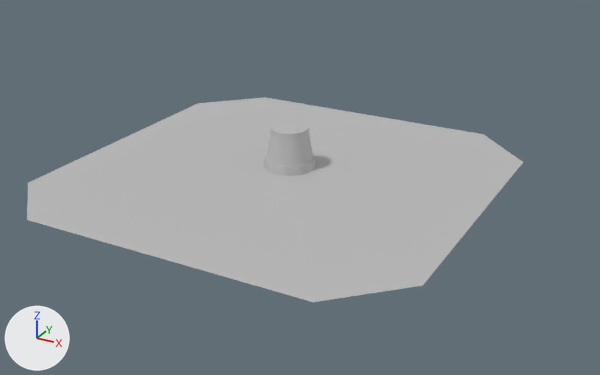
The OBJ model assets/environment/inside circus tent scene.obj: old version first, new version second.
Rendered twice from a 50 mm lens placed at (12.6, -21.76, 10.46), pointed at (0.72, -0.16, -0.34). The axes (+X, +Y, +Z) are drawn at lower left. The lights are the same throughout. The older version comes first. Where no turn or scale is listed for an object, it has been applied to the vertices.

In view in the first picture: 'base', 'staff_stahd'.
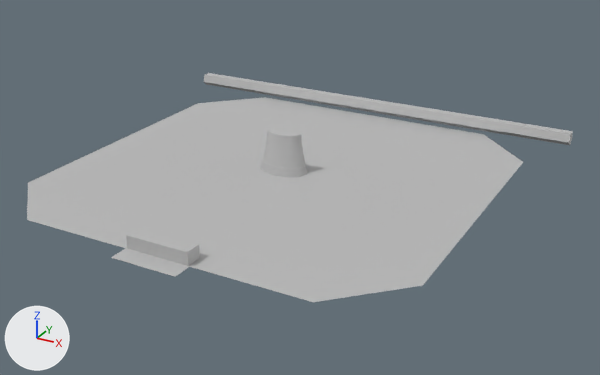
Commit message: Add circus tent arcade trial

Changed parts and their boxes [x1, y1, x2, y2] in the pictures (600 x 375 px):
'arcade_game_obstacle(disable)', added
    after: [204, 73, 573, 145]
'staff_stahd', reshaped (9% narrower, 11% shorter)
    before: [264, 121, 316, 176]
    after: [260, 128, 307, 177]
'back_to_circus__it_will_exit_user(Disable)', added
    after: [126, 228, 200, 266]
'entry_poing_', added
    after: [111, 248, 189, 277]

What changed in the scene script:
```text
Add mat_lambert4:
    mat_lambert4 = principled_material('lambert4')
    mat_lambert4.base_color = (0.5, 0.5, 0.5)  # grey #bcbcbc
Change me_staff_stahd:
    used by ob_staff_stahd; location = (0.0, 0.0, 0.0)
    remove me_staff_stahd.from_pydata(...)  # 121 vertices, 120 faces; spans x -0.95..0.81, y -0.3..1.46, z -0.03..1.35
    remove me_staff_stahd.materials.append(mat_lambert1)  # grey #bcbcbc
    add me_staff_stahd.from_pydata(...)  # 71 vertices, 60 faces; spans x -0.95..0.81, y -0.38..0.26, z -0.06..1.33
    me_staff_stahd part 1: the whole mesh is rebuilt
    add me_staff_stahd.materials.append(mat_lambert4)  # grey #bcbcbc
Add me_entry_poing:
    me_entry_poing.from_pydata([(-1.05, -7.25, 0.0), (1.05, -7.25, 0.0), (-1.05, -6.65, 0.0), (1.05, -6.65, 0.0)], [], [(0, 1, 3, 2)])
    me_entry_poing.materials.append(mat_lambert4)  # grey #bcbcbc
Add me_back_to_circus__it_will_exit_user_disable:
    me_back_to_circus__it_will_exit_user_disable.from_pydata(...)  # a box spanning x -1.0..1.0, y -6.64..-6.12, z -0.01..0.4
    me_back_to_circus__it_will_exit_user_disable.materials.append(mat_lambert4)  # grey #bcbcbc
Add me_arcade_game_obstacle_disable:
    me_arcade_game_obstacle_disable.from_pydata(...)  # 12 vertices, 15 faces; spans x -7.7..7.7, y 6.6..7.1, z 0.1..0.5
    me_arcade_game_obstacle_disable.materials.append(mat_lambert4)  # grey #bcbcbc
Add ob_entry_poing:
    ob_entry_poing = bpy.data.objects.new('entry_poing_', me_entry_poing)
    ob_entry_poing.location = (0.0, 0.0, 0.0)
Add ob_back_to_circus__it_will_exit_user_disable:
    ob_back_to_circus__it_will_exit_user_disable = bpy.data.objects.new('back_to_circus__it_will_exit_user(Disable)', me_back_to_circus__it_will_exit_user_disable)
    ob_back_to_circus__it_will_exit_user_disable.location = (0.0, 0.0, 0.0)
Add ob_arcade_game_obstacle_disable:
    ob_arcade_game_obstacle_disable = bpy.data.objects.new('arcade_game_obstacle(disable)', me_arcade_game_obstacle_disable)
    ob_arcade_game_obstacle_disable.location = (0.0, 0.0, 0.0)
```
